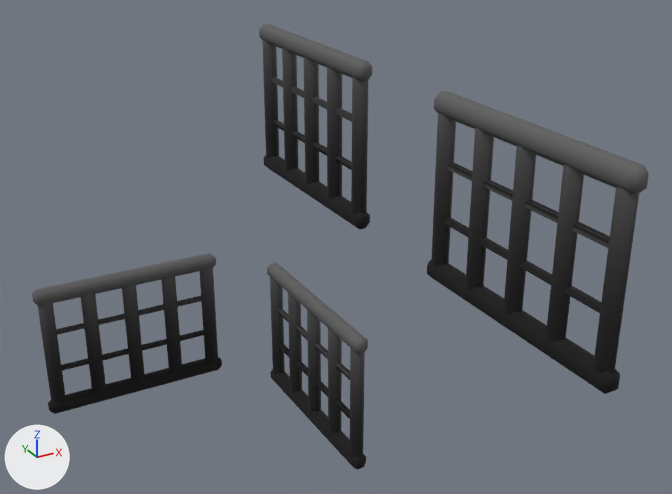
What one commit did to the FBX model Assets/PackageAsset/Honda 1/Wood/SM_Wood_Window_03.fbx.
One viewpoint serves both versions: a 50 mm camera at (-1.49, -3.69, 4.4) aimed at (0.62, 0.14, 2.49). Every picture has the same lights, and +X, +Y and +Z are marked at lower left. Where no turn or scale is listed for an object, it has been applied to the vertices.

In view in the first picture: 'SM_Wood_Window_03'.
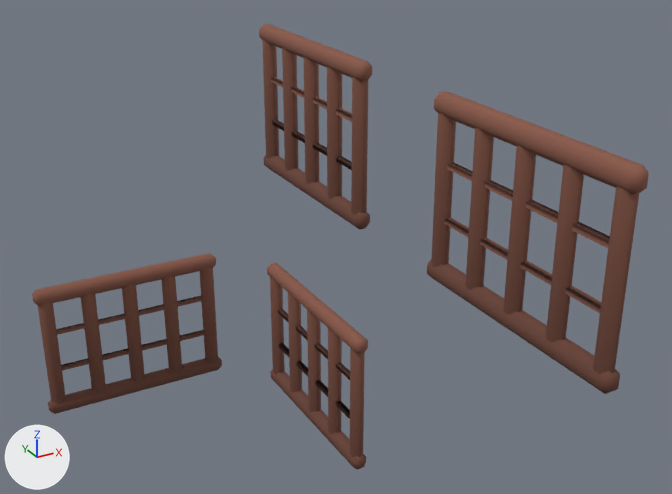
The newer file is also rescaled (x0.5) as a whole; pictures and numbers use the older file's frame.

Changed parts and their boxes (x1, y1, x2, y2) in the pictures (672 x 494 px):
'SM_Wood_Window_03', surface changed (black to brown)
    both: (32, 24, 649, 469)

What changed in the scene script:
```text
Add img_t_all_01_png:
    img_t_all_01_png = load_image('T_All_01.png', '../T_All_01.png', 2048, 2048, 'sRGB')
Change mat_mi_wood_01:
    mat_mi_wood_01.texture: img_t_clay_01_png -> img_t_all_01_png
```
